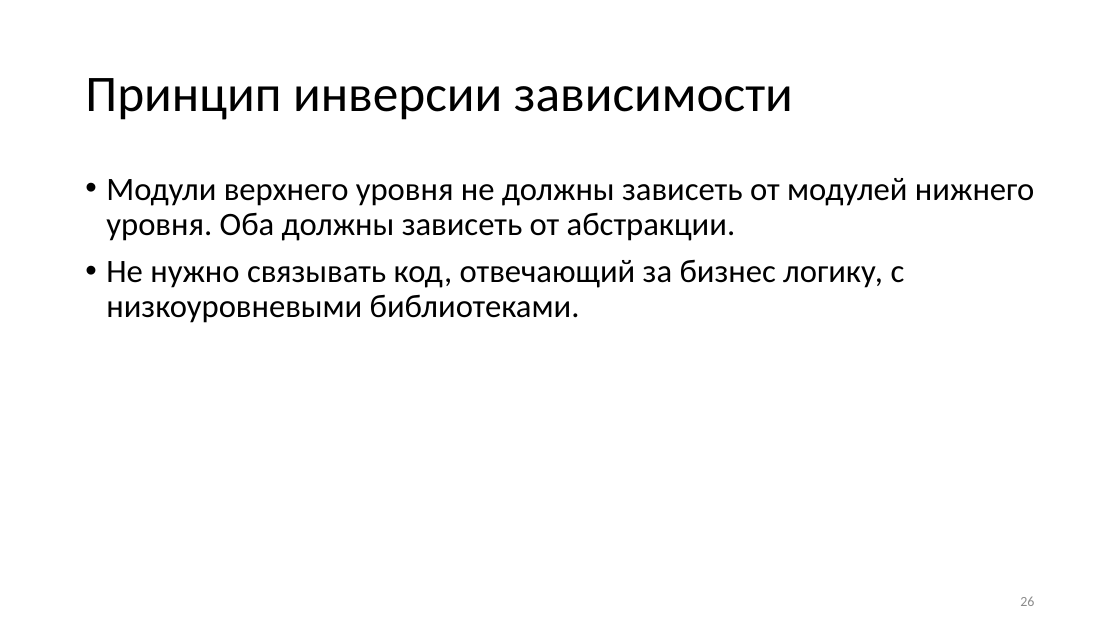
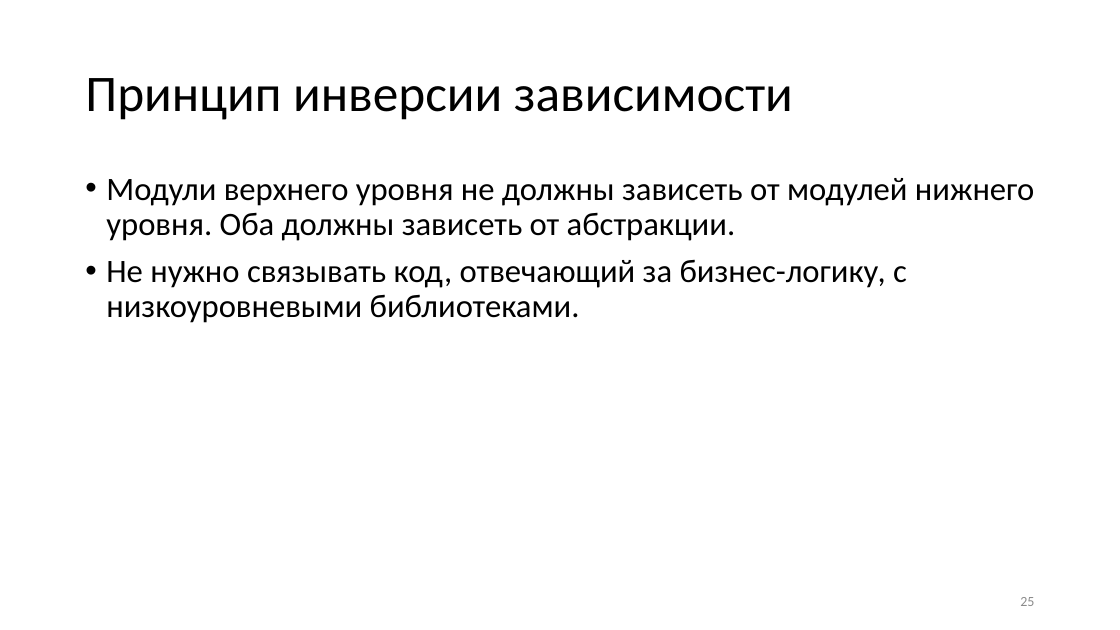
Before and after one commit to alexey-malov/ood, a slide deck: slide 25 of lectures/18.solid/Принципы SOLID.pptx (slide 26 before the commit). Drawn at 1120x630 pixels with LibreOffice and Linux fonts; fonts in the diff are those of the drawing. Boxes give left, top, right and bottom in pixels: in the first picture for what was removed or moved away, otherwise in the second. Text is boxed around its words. In the diff, an @@ line names an element or a change of style, - is before the commit and + after.

```diff
--- a/lectures/18.solid/Принципы SOLID.pptx
+++ b/lectures/18.solid/Принципы SOLID.pptx
@@ text at (106, 260, 907, 323): text changed @@
-• Не нужно связывать код, отвечающий за бизнес логику, с низкоуровневыми библиотеками.
+• Не нужно связывать код, отвечающий за бизнес-логику, с низкоуровневыми библиотеками.
```
Also in this commit, not shown: 10 other slides changed, 1 slide added, 2 slides removed, 14 other files.
